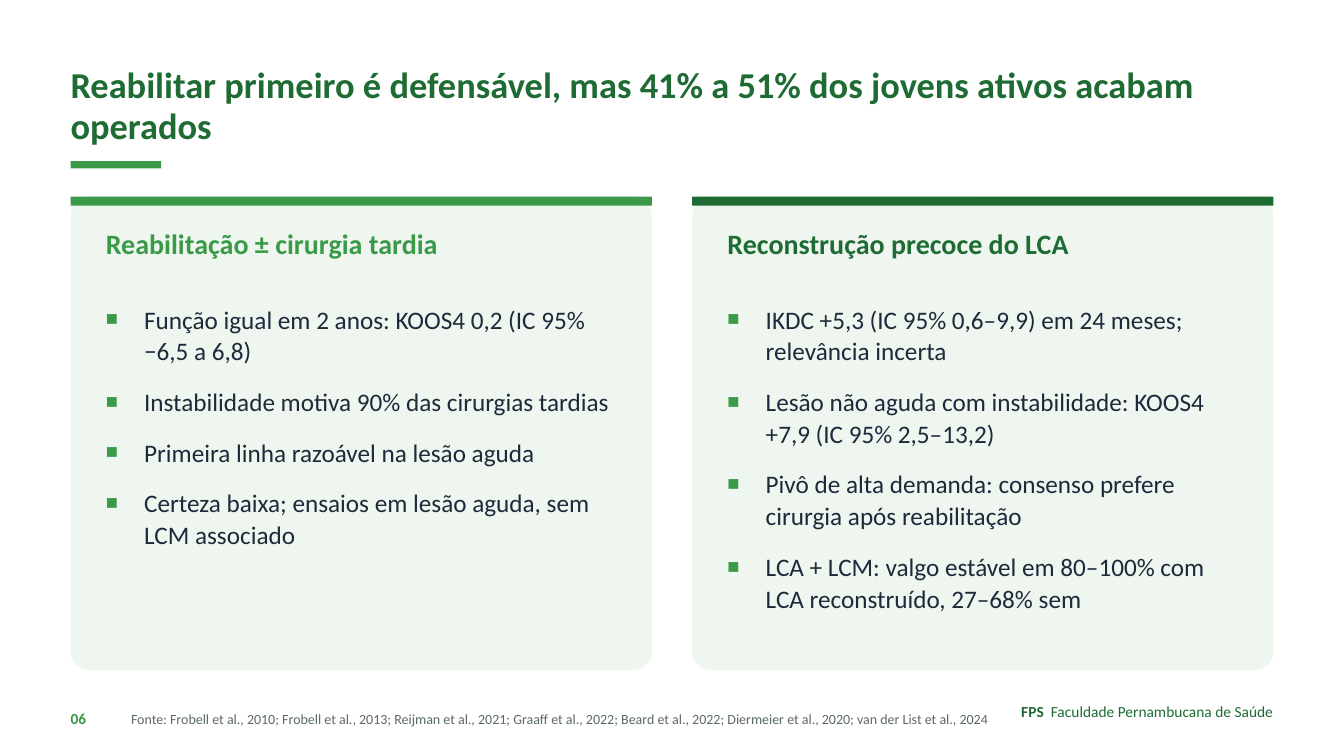
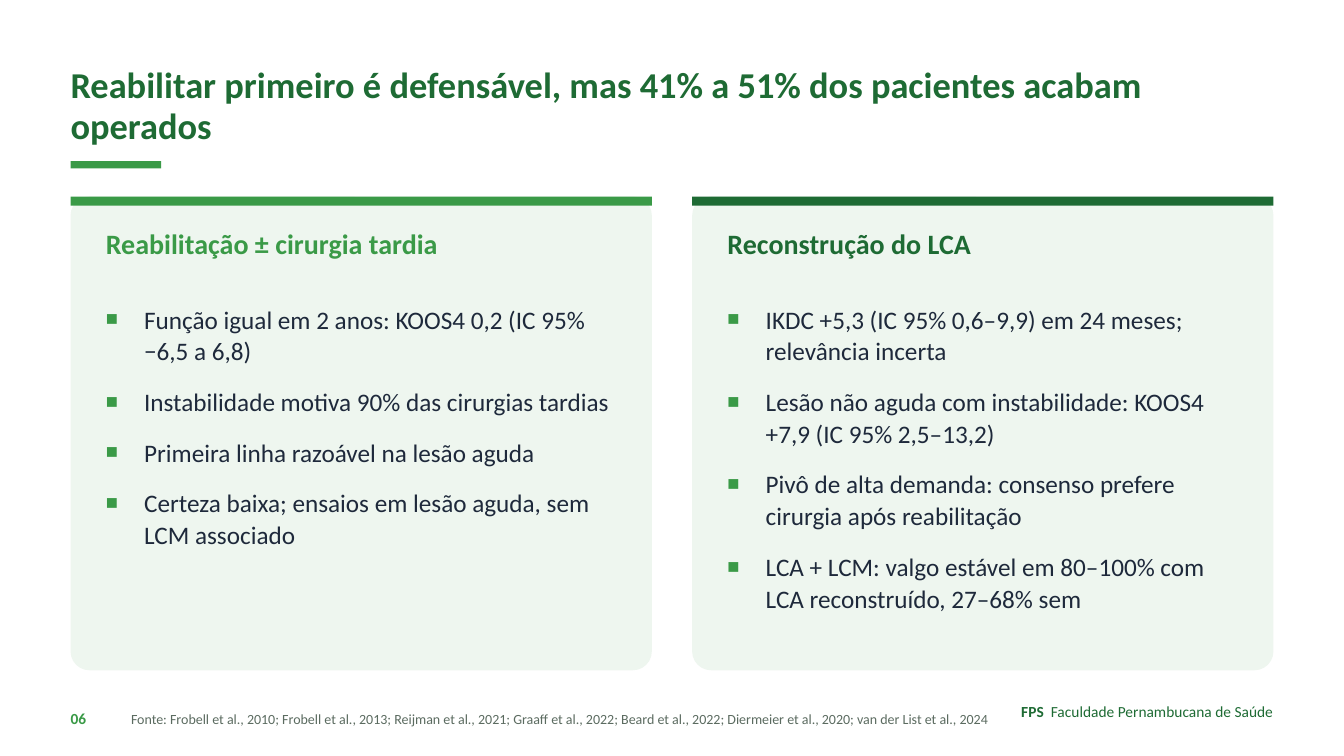
Before and after one commit to Institutomoraisandrade/CRM, a slide deck: slide 6 of trabalho-fps/trabalhos/2026-11-09-caso04-lca-lcm/apresentacao.pptx. Drawn at 1344x756 pixels with LibreOffice and Linux fonts; fonts in the diff are those of the drawing. Boxes give left, top, right and bottom in pixels: in the first picture for what was removed or moved away, otherwise in the second. Text is boxed around its words. In the diff, an @@ line names an element or a change of style, - is before the commit and + after.

```diff
--- a/trabalho-fps/trabalhos/2026-11-09-caso04-lca-lcm/apresentacao.pptx
+++ b/trabalho-fps/trabalhos/2026-11-09-caso04-lca-lcm/apresentacao.pptx
@@ text at bbox=[71, 72, 1141, 145]: text changed @@
-Reabilitar primeiro é defensável, mas 41% a 51% dos jovens ativos acabam operados
+Reabilitar primeiro é defensável, mas 41% a 51% dos pacientes acabam operados
@@ text at bbox=[727, 234, 971, 259]: text changed @@
-Reconstrução precoce do LCA
+Reconstrução do LCA
```
Also in this commit, not shown: 3 other slides changed, 8 other files.
